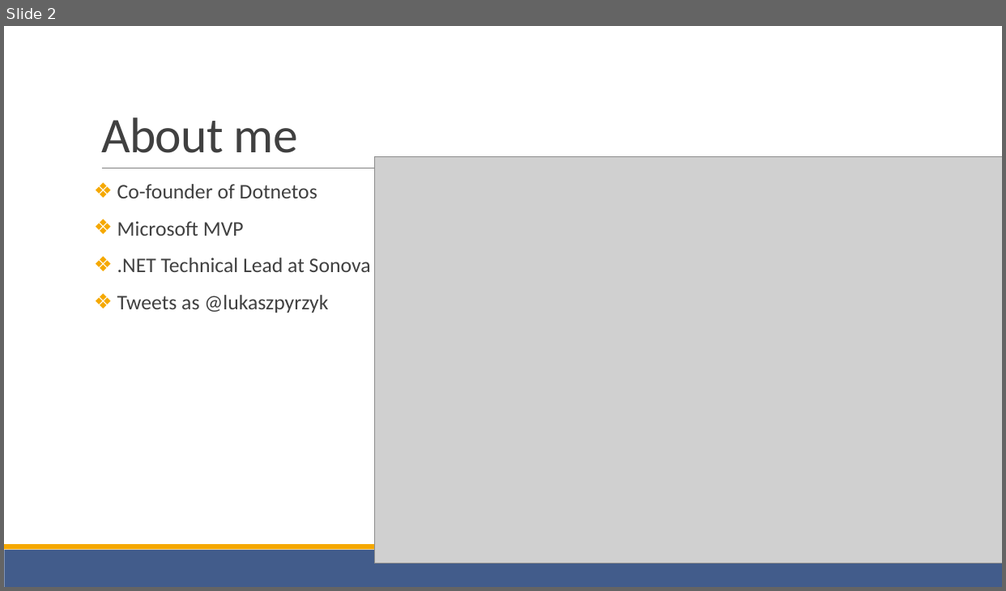
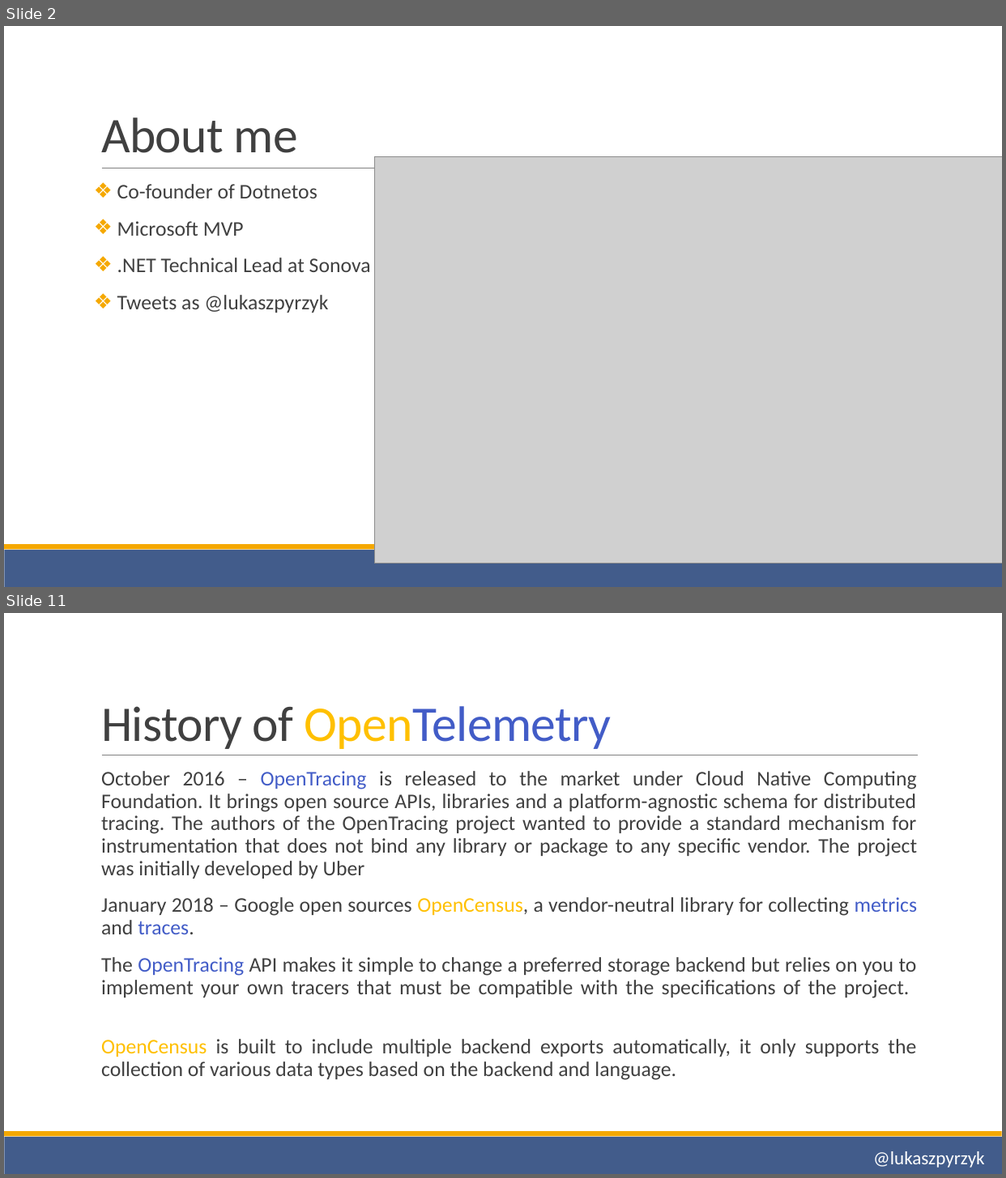
Before and after one commit to lukasz-pyrzyk/opentelemetry-demo, a slide deck: OpenTelemetry.pptx. Shown one above the other, each under a label of ours: slide 2 before the commit, slides 2 and 11 after it; the slides between them are not shown. The pictures are 1006x591 and 1006x1178 pixels, drawn with LibreOffice and Linux fonts; fonts in the diff are those of the drawing; grey boxes stand for pictures. Boxes give left, top, right and bottom in pixels: in the first picture for what was removed or moved away, otherwise in the second. Text is boxed around its words. In the diff, an @@ line names an element or a change of style, - is before the commit and + after.

```diff
--- a/OpenTelemetry.pptx
+++ b/OpenTelemetry.pptx
@@ slide 11 added at [4, 613, 1002, 1174], background #FFFFFF; not listed: 3 template elements that a slide beside it also shows @@
@@ title added at [101, 706, 612, 749], 48 pt, text #404040 @@
+History of OpenTelemetry
@@ text added at [101, 771, 918, 1080], 20 pt, text #404040 @@
+  October 2016 – OpenTracing is released to the market under Cloud Native Computing Foundation. It brings open source APIs, libraries and a platform-agnostic schema for distributed tracing. The authors of the OpenTracing project wanted to provide a standard mechanism for instrumentation that does not bind any library or package to any specific vendor. The project was initially developed by Uber
+  January 2018 – Google open sources OpenCensus, a vendor-neutral library for collecting metrics and traces.
+  The OpenTracing API makes it simple to change a preferred storage backend but relies on you to implement your own tracers that must be compatible with the specifications of the project.
+  OpenCensus is built to include multiple backend exports automatically, it only supports the collection of various data types based on the backend and language.
@@ text added at [873, 1152, 984, 1168], 18 pt, text #FFFFFF @@
+@lukaszpyrzyk
```
Also in this commit, not shown: 8 slides changed, 15 other slides added, 9 slides removed.
